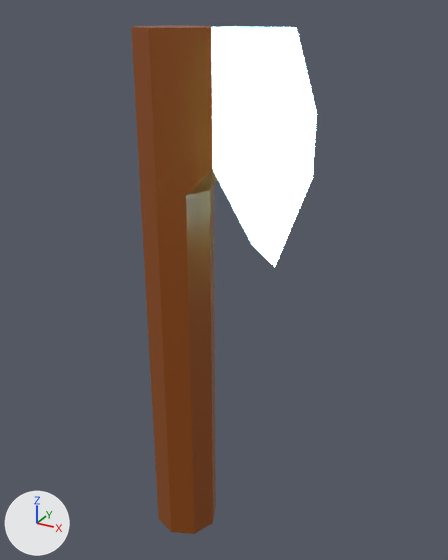
What one commit did to the Blender file Assets/untitled.blend.
Both versions are drawn from a camera (50 mm lens) standing at (0.291, -0.444, 0.513) and looking at (0.04, 0.013, 0.284). The lights are fixed; the arrows at lower left show +X, +Y and +Z.

The scene before the commit, as lines of its bpy script (objects in view):
```python
mat_material = principled_material('Material')
mat_material.base_color = (0.274, 0.066, 0.00248)  # brown #8f4908
mat_material.roughness = 0.4
mat_material_001 = principled_material('Material.001')
mat_material_001.base_color = (9.579, 35.73, 40.46)  # white #ffffff
mat_material_001.roughness = 0.0
mat_material_001.specular_ior_level = 1.0
me_cylinder = bpy.data.meshes.new('Cylinder')
me_cylinder.from_pydata(...)  # 74 vertices, 82 faces; spans x -0.28..1.11, y -0.29..0.29, z 0.0..12.68
# faces by material slot: [47, 35]
me_cylinder.materials.append(mat_material)  # brown #8f4908
me_cylinder.materials.append(mat_material_001)  # white #ffffff
ob_cylinder = bpy.data.objects.new('Cylinder', me_cylinder)
ob_cylinder.location = (0.0, 0.0, 0.0)
ob_cylinder.scale = (0.112, 0.112, 0.0394)
```
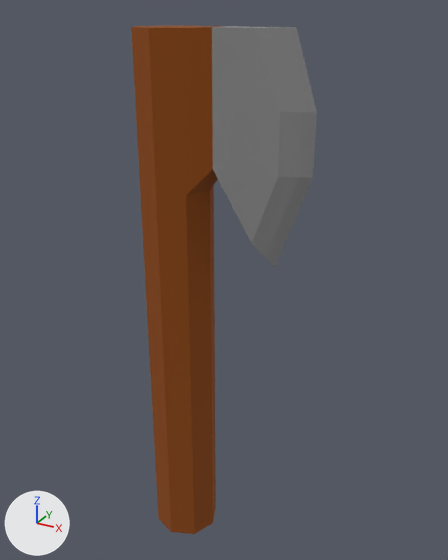
Where the change shows, as pixel boxes (x1, y1, x2, y2) in the pictures (448 x 560 px):
'Cylinder', surface changed, recoloured
    both: (132, 26, 317, 515)

The change, as a diff of the scene's bpy script:
```diff
--- a/Assets/untitled.blend.py
+++ b/Assets/untitled.blend.py
@@ mat_material @@
 mat_material.base_color = (0.274, 0.066, 0.00248)  # brown #8f4908
-mat_material.roughness = 0.4
+mat_material.roughness = 1.0
@@ mat_material_001 @@
 mat_material_001 = principled_material('Material.001')
-mat_material_001.base_color = (9.579, 35.73, 40.46)  # white #ffffff
+mat_material_001.base_color = (0.253, 0.253, 0.253)  # grey #8a8a8a
 mat_material_001.roughness = 0.0
```
